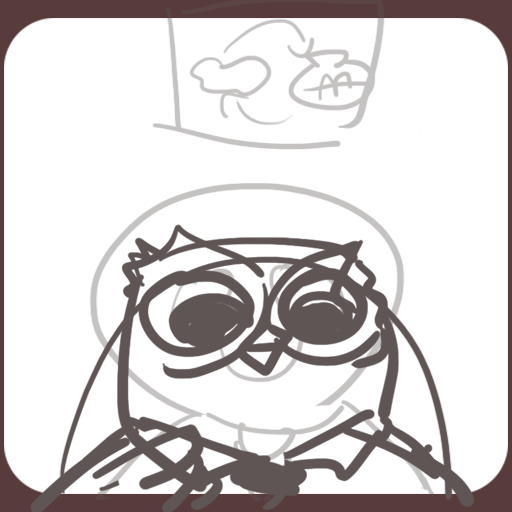
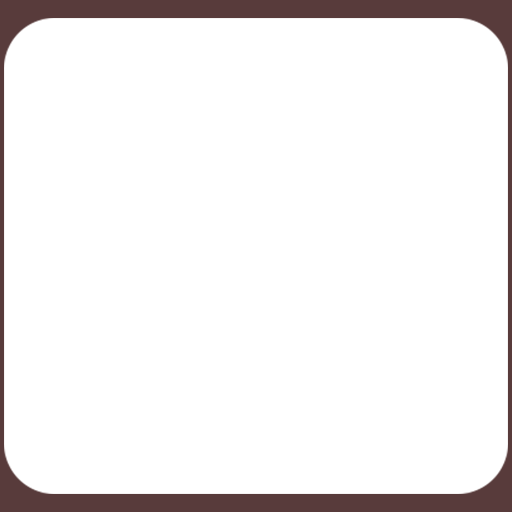
Comparing the layer stacks of the two 512×512 images. Changes:
removed layer "레이어 1" over 30, 224, 475, 512
removed layer "캐릭터" (was 36%) over 89, 0, 435, 502
removed layer "유리" over 59, 256, 453, 500
